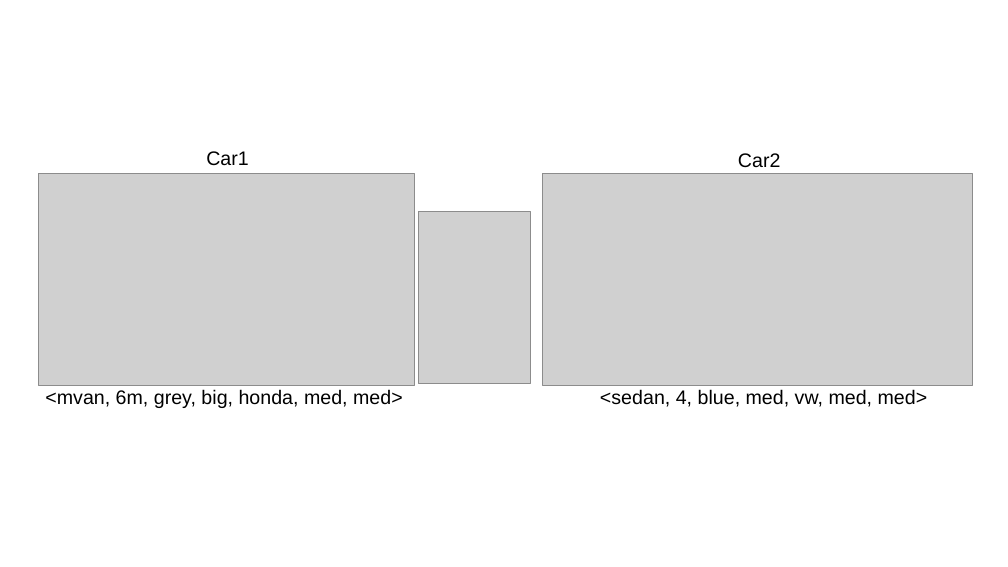
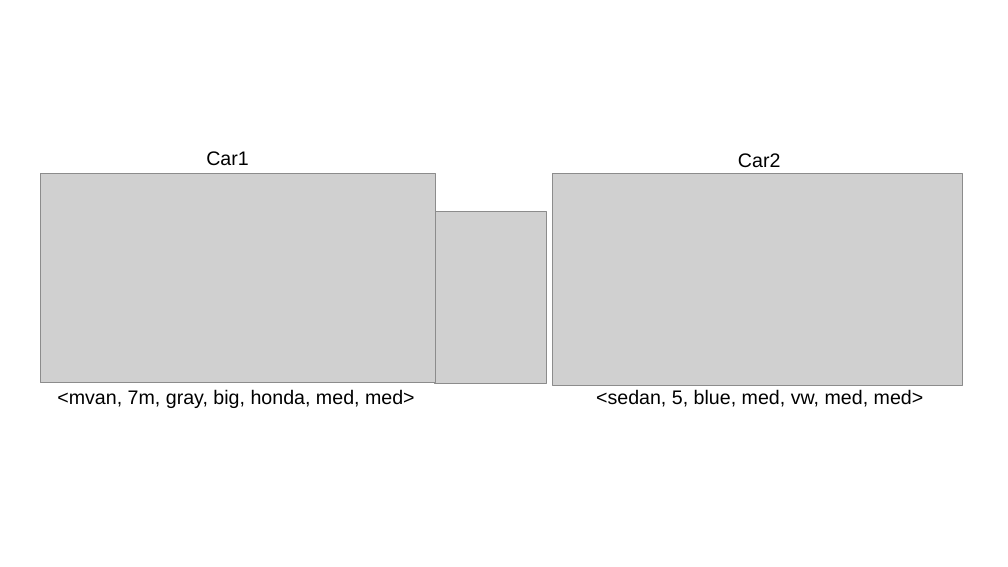
Before and after one commit to xudongliu23/JobTalkResearch, a slide deck: slide 2 of figs/pix.pptx. Drawn at 1008x567 pixels with LibreOffice and Linux fonts; fonts in the diff are those of the drawing; grey boxes stand for pictures. Boxes give left, top, right and bottom in pixels: in the first picture for what was removed or moved away, otherwise in the second. Text is boxed around its words. In the diff, an @@ line names an element or a change of style, - is before the commit and + after.

```diff
--- a/figs/pix.pptx
+++ b/figs/pix.pptx
@@ picture: place and size @@
-picture at [38,173,415,385]
+picture at [40,173,435,383]
@@ picture: place and size @@
-picture at [542,173,973,385]
+picture at [552,173,963,385]
@@ picture: place and size @@
-picture at [419,212,531,383]
+picture at [434,212,546,383]
@@ text at [57,389,415,408]: text changed @@
-<mvan, 6m, grey, big, honda, med, med>
+<mvan, 7m, gray, big, honda, med, med>
@@ text at [596,389,924,407]: text changed @@
-<sedan, 4, blue, med, vw, med, med>
+<sedan, 5, blue, med, vw, med, med>
```
Also in this commit, not shown: 1 other slide changed, 13 other files.
